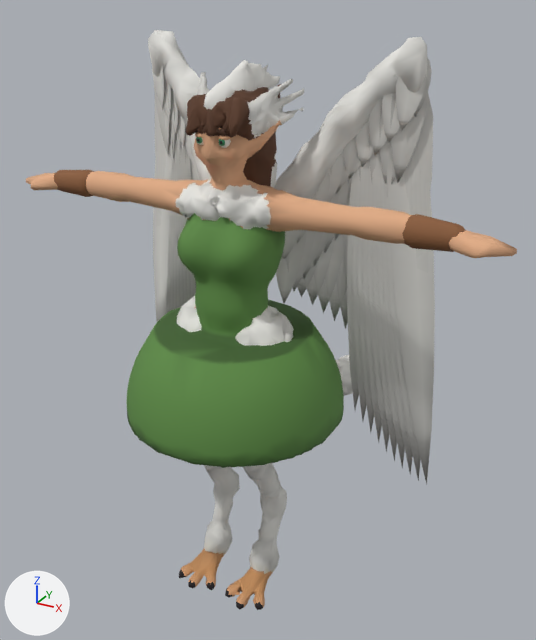
The glTF model assets/models/harpin_f.glb, before and after one commit.
Both versions are drawn from a 50 mm lens placed at (1.11, -2.08, 0.79), pointed at (-0.08, 0.08, -0.29). Every picture has the same lights, and +X, +Y and +Z are marked at lower left. The older version comes first. Vertices at exactly the same position are counted once.

The first picture shows 'Body', 'Hair_crista', 'Hair_espetado', 'Hair_plumado', 'Outfit', 'Wings' and 1 more.
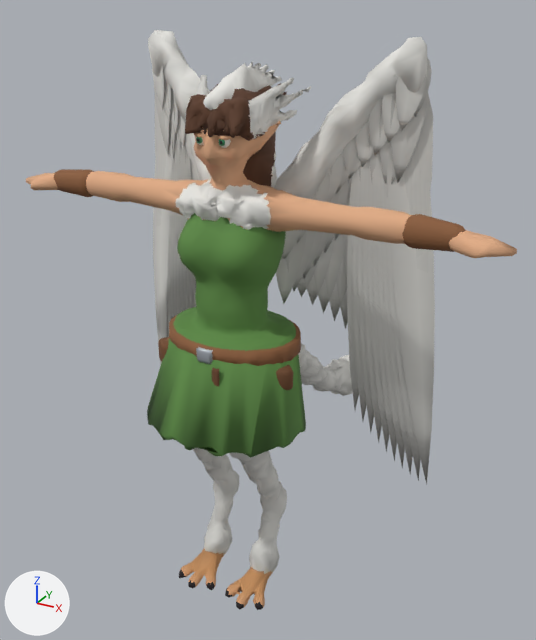
Changed parts and their boxes [x1, y1, x2, y2] in the pictures (536 x 640 px; the box of a moved part takes in the faces that stretch with it):
'Outfit', reshaped: before [54, 170, 466, 468]; after [54, 169, 466, 458]
part 1 of me_body, deleted: before [235, 306, 294, 346]
part 2 of me_body, deleted: before [177, 296, 202, 332]
part 3 of me_body, moved or reshaped (mostly hidden): before [204, 367, 351, 595]; after [190, 343, 352, 607]
part 4 of me_body, reshaped: before [172, 180, 266, 227]; after [126, 120, 350, 234]
part 5 of me_outfit, rebuilt (27% narrower): before [127, 213, 344, 468]; after [147, 213, 306, 458]
part 6 of me_outfit, rebuilt (not visible before): after [158, 315, 301, 366]
part 7 of me_outfit, added: after [276, 365, 293, 390]
part 8 of me_outfit, added: after [211, 368, 219, 387]

The change, as a diff of the scene's bpy script:
```diff
--- a/assets/models/harpin_f.glb.py
+++ b/assets/models/harpin_f.glb.py
@@ me_body @@
 # used by ob_body; location = (0.0, 0.0, 0.0)
-me_body.from_pydata(...)  # 2093 vertices, 3667 faces; spans x -0.81..0.81, y -0.47..0.95, z -1.13..0.53
+me_body.from_pydata(...)  # 2002 vertices, 3664 faces; spans x -0.81..0.81, y -0.46..0.95, z -1.13..0.53
+# me_body part 1: the loose piece of 118 vertices spanning x 0.03..0.2, y -0.39..-0.18, z -0.18..-0.07 is deleted
+# me_body part 2: the loose piece of 114 vertices spanning x -0.2..-0.03, y -0.39..-0.18, z -0.17..-0.07 is deleted
+# me_body part 3: 21 vertices moved from x -0.14..0.14, y -0.46..0.9, z -1.11..-0.43 to x -0.13..0.14, y -0.46..0.9, z -1.11..-0.41; 332 vertices removed from x -0.2..0.2, y -0.47..0.89, z -1.1..-0.32; 438 vertices added at x -0.18..0.18, y -0.46..0.9, z -1.13..-0.2
+# me_body part 4: 7 vertices moved within x -0.14..0.14, y -0.32..-0.24, z 0.17..0.29; 14 vertices removed from x -0.12..0.11, y -0.37..-0.2, z 0.17..0.51; 44 vertices added at x -0.22..0.23, y -0.4..-0.17, z 0.14..0.53
+# other edits to the shape of me_body do not show in these pictures
 me_body.materials.append(mat_skin)
@@ me_outfit @@
 # used by ob_outfit; location = (0.0, 0.0, 0.0)
-me_outfit.from_pydata(...)  # 1628 vertices, 3240 faces; spans x -0.686..0.686, y -0.626..0.074, z -0.445..0.268
+me_outfit.from_pydata(...)  # 1622 vertices, 3230 faces; spans x -0.687..0.686, y -0.556..-0.11, z -0.463..0.268
+# me_outfit part 5: the loose piece of 1197 vertices spanning x -0.35..0.35, y -0.626..0.074, z -0.445..0.266 is rebuilt with 946 vertices and now spans x -0.264..0.262, y -0.556..-0.126, z -0.463..0.266
+# me_outfit part 6: the loose piece of 244 vertices spanning x -0.17..0.17, y -0.406..-0.171, z -0.281..-0.168 is rebuilt with 311 vertices and now spans x -0.234..0.218, y -0.456..-0.11, z -0.302..-0.163
+# me_outfit part 7: a new loose piece of 63 vertices spanning x 0.176..0.237, y -0.369..-0.309, z -0.296..-0.222, in mat_leather
+# me_outfit part 8: a new loose piece of 18 vertices spanning x 0.037..0.063, y -0.472..-0.46, z -0.409..-0.21, in mat_leather
+# other edits to the shape of me_outfit do not show in these pictures
 me_outfit.materials.append(mat_cloth_a)
```
